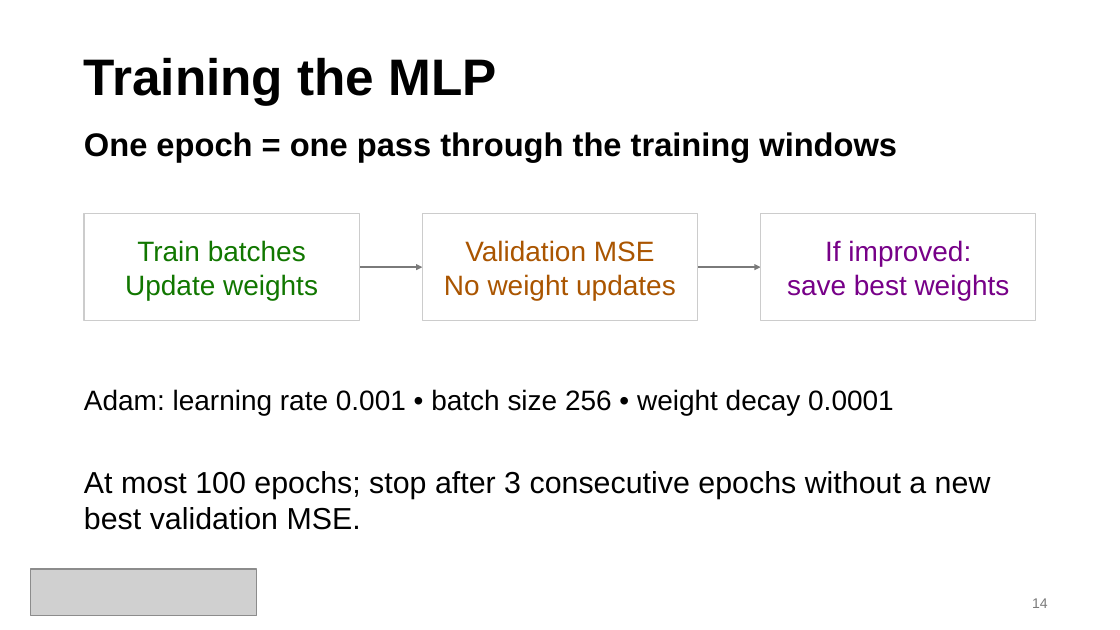
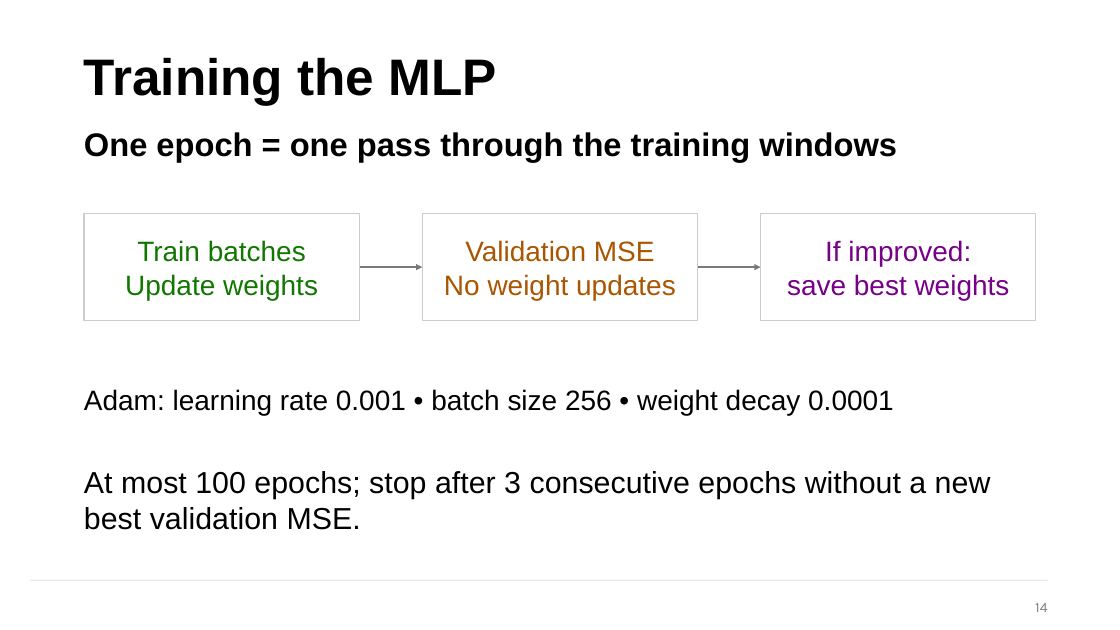
Before and after one commit to navrajkambo/MLP_LSTM_XFMR-Policies-for-Robot-Imitation-Learning-on-PushT, a slide deck: slide 14 of doc/ECE568_MLP_LSTM_XFMR-Policies-for-Robot-Imitation-Learning-on-PushT_ProjectUpdate.pptx. Drawn at 1120x630 pixels with LibreOffice and Linux fonts; fonts in the diff are those of the drawing; grey boxes stand for pictures; background and template pictures are left out. Boxes give left, top, right and bottom in pixels: in the first picture for what was removed or moved away, otherwise in the second. Text is boxed around its words. In the diff, an @@ line names an element or a change of style, - is before the commit and + after.

```diff
--- a/doc/ECE568_MLP_LSTM_XFMR-Policies-for-Robot-Imitation-Learning-on-PushT_ProjectUpdate.pptx
+++ b/doc/ECE568_MLP_LSTM_XFMR-Policies-for-Robot-Imitation-Learning-on-PushT_ProjectUpdate.pptx
@@ picture removed at <box>30,569,256,616</box> @@
@@ rectangle added at <box>30,580,1047,581</box>, fill #D9DDE3 @@
@@ page number at <box>1035,603,1047,612</box>: font Arial to Karla @@
```
Also in this commit, not shown: 20 other slides changed, 1 slide added, 1 other file.
